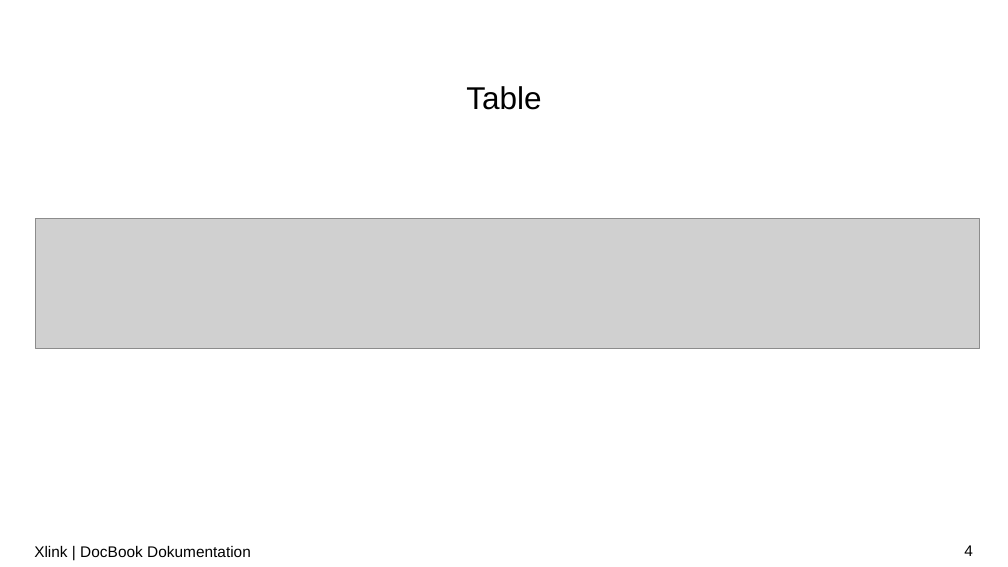
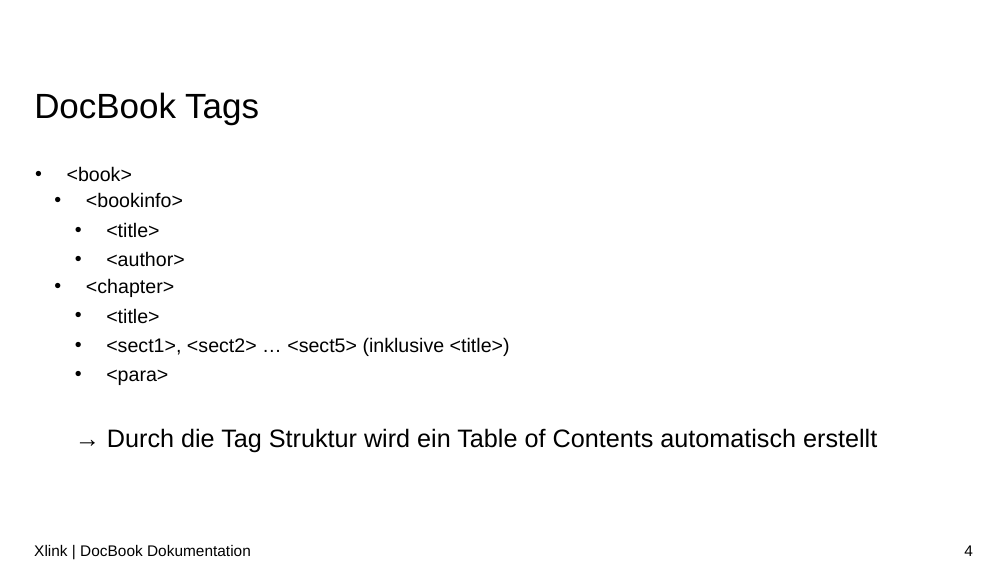
Before and after one commit to LorenzoBrazzi-zz/XML_Praktikum, a slide deck: slide 4 of Präsentationen/PP_notenbonus.pptx. Drawn at 1008x567 pixels with LibreOffice and Linux fonts; fonts in the diff are those of the drawing; grey boxes stand for pictures; background and template pictures are left out. Boxes give left, top, right and bottom in pixels: in the first picture for what was removed or moved away, otherwise in the second. Text is boxed around its words. In the diff, an @@ line names an element or a change of style, - is before the commit and + after.

```diff
--- a/Präsentationen/PP_notenbonus.pptx
+++ b/Präsentationen/PP_notenbonus.pptx
@@ title at box(34, 92, 259, 125): text changed; size 22.5 to 25 pt @@
-Table
+DocBook Tags
@@ text added at box(67, 166, 877, 453), 14 pt, text #000000 @@
+• <book>
+  • <bookinfo>
+    • <title>
+    • <author>
+  • <chapter>
+    • <title>
+    • <sect1>, <sect2> … <sect5> (inklusive <title>)
+    • <para>
+    → Durch die Tag Struktur wird ein Table of Contents automatisch erstellt
@@ picture removed at box(35, 219, 980, 349) @@
```
Also in this commit, not shown: 6 other slides changed, 1 slide added, 5 slides removed, 8 other files.
